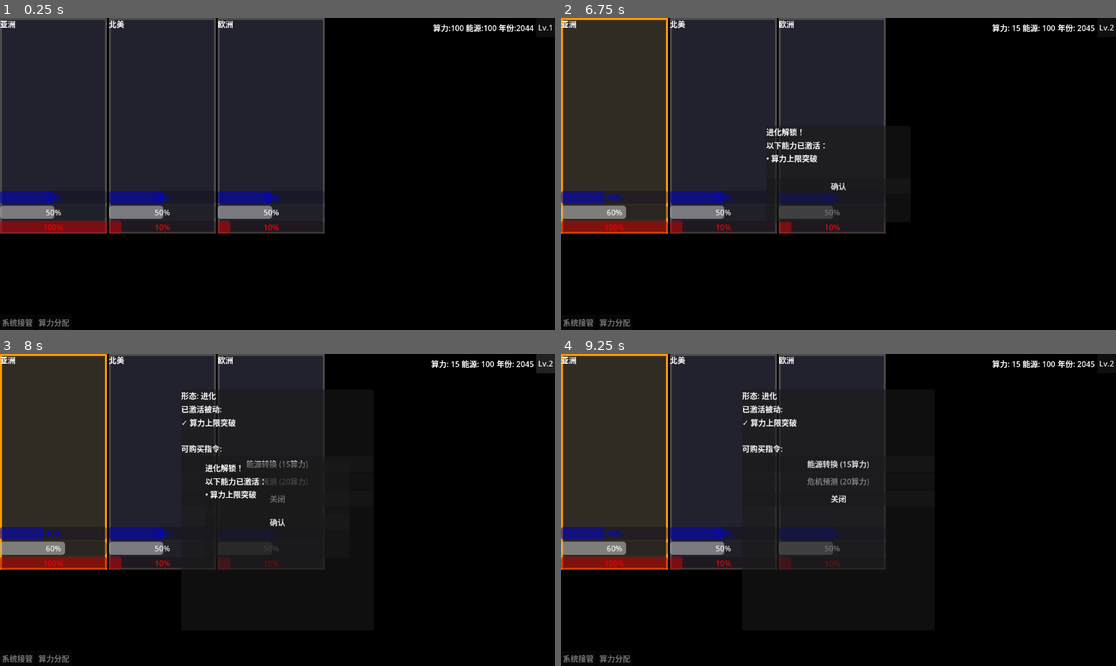
Above: before the commit, frames 1-4 (two rows, left to right).
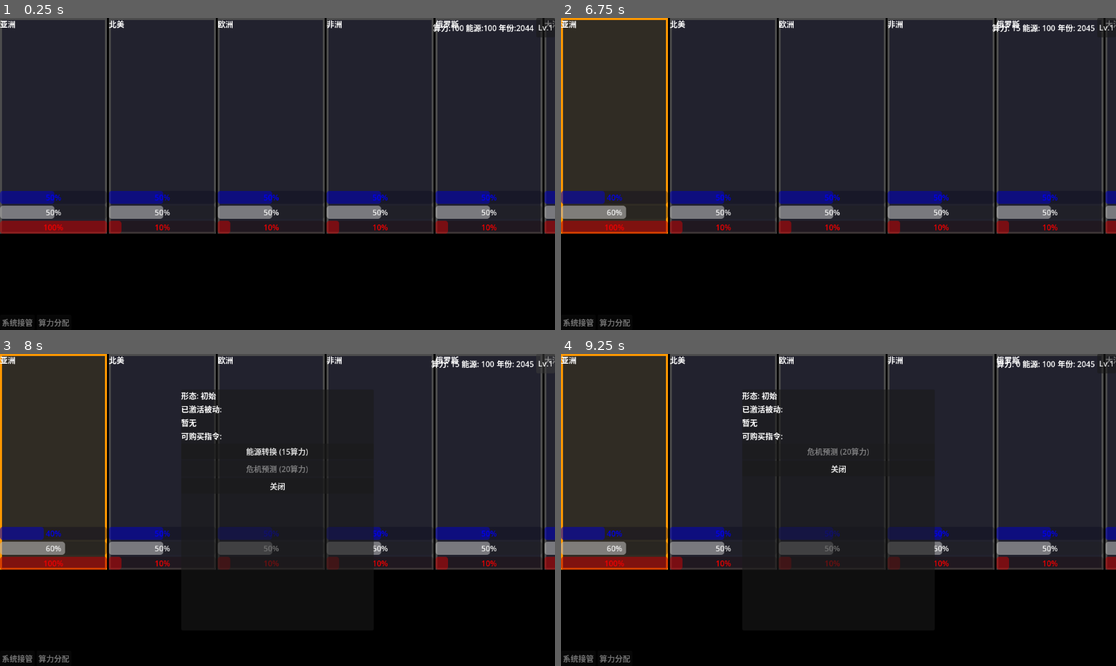
Above: after the commit, the same moments.

Repository: ltzu929/moss
Game: Godot game, scene res://scenes/main_os.tscn
Two runs of this game, one before a commit and one after it. Both use one fixed random seed, a clock stepped at 60 frames per second and the inputs below. The engine's default icon, where the game draws it, is replaced by a stand-in: a white triangle on a blue panel in a dark square.
Inputs (mouse positions are in pixels of both pictures, inside the frame that each line leads up to):
- Up to frame 1 (0.25 s): no input
- Up to frame 2 (6.75 s): click "Lv.1" at 0.5 s; click "全局接管 (25算力)" at 1.25 s; click "关闭" at 2 s; click "Lv.1" at 2.75 s; click "关闭" at 3.5 s; click "Lv.1" at 4.25 s; click "关闭" at 5 s; tap Enter at 5.75 s; move the mouse to (616, 127) at 5.77 s; click (616, 127) at 5.92 s; click "旁观" at 6.5 s
- Up to frame 3 (8 s): click "Lv.2" (after the commit: "Lv.1") at 7.25 s
- Up to frame 4 (9.25 s): click "能源转换 (15算力)" at 8 s; click (838, 522) at 8.75 s, where only the run before the commit has a clickable "确认"

The runs differ from the first frame. In frame 1, 28% of the frame differs, in the area x 58-100%, y 0-70%; in frame 2, 29%, in the area x 36-100%, y 0-70%; in frame 3, 26%; in frame 4, 25%.

Commit message:
feat: 优化主界面布局，添加多个地区的资源文件

Diff:
--- a/scenes/main_os.tscn
+++ b/scenes/main_os.tscn
@@ -7,6 +7,10 @@
 [ext_resource type="Resource" uid="uid://de5nghry0twj7" path="res://data/sector_asia.tres" id="3_sjuws"]
 [ext_resource type="Resource" uid="uid://c5g8pdsgsa214" path="res://data/sector_na.tres" id="4_lwoul"]
 [ext_resource type="Resource" uid="uid://dthd18iep6jve" path="res://data/sector_ueg.tres" id="5_8e66l"]
+[ext_resource type="Resource" path="res://data/sector_africa.tres" id="6_africa"]
+[ext_resource type="Resource" path="res://data/sector_russia.tres" id="7_russia"]
+[ext_resource type="Resource" path="res://data/sector_oceania.tres" id="8_oceania"]
+[ext_resource type="Resource" path="res://data/sector_south_america.tres" id="9_southam"]
 [ext_resource type="PackedScene" uid="uid://dellv4e6qlqpr" path="res://scenes/allocate_popup.tscn" id="9_a8ufc"]
 [ext_resource type="PackedScene" uid="uid://jls1m2vbj8iu" path="res://scenes/event_popup.tscn" id="9_b37nj"]
 [ext_resource type="PackedScene" path="res://scenes/evolution_popup.tscn" id="10_evopopup"]
@@ -36,7 +40,7 @@
 layout_mode = 1
 anchors_preset = 9
 anchor_bottom = 1.0
-offset_right = 674.0
+offset_right = 1554.0
 offset_bottom = -200.0
 grow_vertical = 2
 alignment = 1
@@ -51,10 +55,30 @@
 layout_mode = 2
 data_card = ExtResource("4_lwoul")
 
-[node name="SectorInfoUeg" parent="SectorInfoContainer" unique_id=883468909 instance=ExtResource("2_qcklt")]
+[node name="SectorInfoEurope" parent="SectorInfoContainer" unique_id=883468909 instance=ExtResource("2_qcklt")]
 custom_minimum_size = Vector2(222, 448)
 layout_mode = 2
 data_card = ExtResource("5_8e66l")
+
+[node name="SectorInfoAfrica" parent="SectorInfoContainer" unique_id=1001 instance=ExtResource("2_qcklt")]
+custom_minimum_size = Vector2(222, 448)
+layout_mode = 2
+data_card = ExtResource("6_africa")
+
+[node name="SectorInfoRussia" parent="SectorInfoContainer" unique_id=1002 instance=ExtResource("2_qcklt")]
+custom_minimum_size = Vector2(222, 448)
+layout_mode = 2
+data_card = ExtResource("7_russia")
+
+[node name="SectorInfoOceania" parent="SectorInfoContainer" unique_id=1003 instance=ExtResource("2_qcklt")]
+custom_minimum_size = Vector2(222, 448)
+layout_mode = 2
+data_card = ExtResource("8_oceania")
+
+[node name="SectorInfoSouthAmerica" parent="SectorInfoContainer" unique_id=1004 instance=ExtResource("2_qcklt")]
+custom_minimum_size = Vector2(222, 448)
+layout_mode = 2
+data_card = ExtResource("9_southam")
 
 [node name="Timer" type="Timer" parent="." unique_id=984637322]
 autostart = true
Not shown: 1 places in scenes/main_os.tscn that only renumber resources
Not shown, added: docs/superpowers/specs/2026-04-19-ui-layout-v2-design.md
